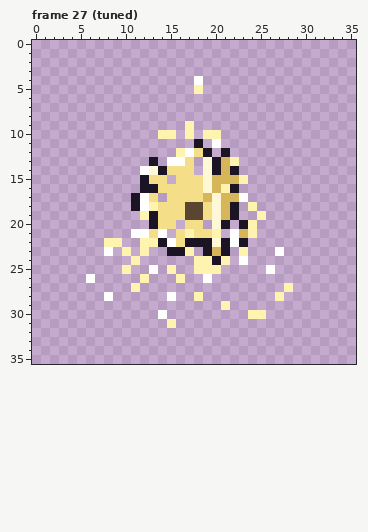
Pixel-art file, stored at tools/art/creatures/prismkin/prismkin.aseprite. The first picture shows the starting point.
36x36 pixels, 29 frames. Shown: frame 27 (tuned). The commit also changed other frames, which this record leaves out.
Once edited:
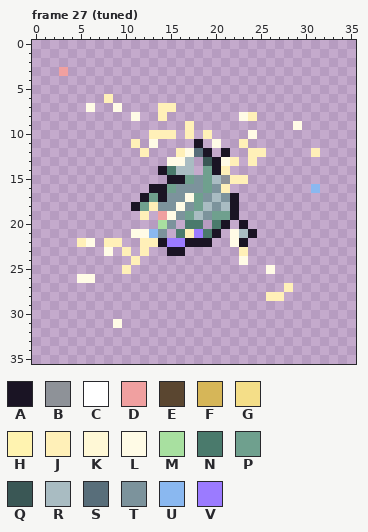
Palette (. is transparent): A #1a1424  B #8e9298  C #ffffff  D #f0a0a0  E #5a4630  F #d6b658  G #f4de88  H #fff3b0  J #fff0b8  K #fff8d6  L #fffbe6  M #a8e0a0  N #4a7a6c  P #6fa08e  Q #3a5755  R #a9bcc2  S #586e7a  T #7c939c  U #8ab8f0  V #9b7bff
Change:
Changed rows in their new state; - is an unchanged pixel.
Frame 27 (tuned), layers "glow", "corpo":
first column x 3:
 3 D----------------------------
 4 ---------------.-------------
 5 ---------------.-------------
 6 -----J-----------------------
 7 ---L--L----JJ----------------
 8 --------L--J--------LJ-------
 9 --------------J-----------L--
10 ----------JJJ-J-J.---L-------
11 --------J-L------L--J--------
12 ---------J---JLS-----JJ-----J
13 ----------.-LLR-Q-LJ-J-------
14 ---------..-NRR-P-J.---------
15 ---------...AAPTPRBJJ--------
16 ---------.-APTTTPTJ.--------U
17 --------.APATTLPTRTA.--------
18 ---------PJTTLTPRTR--.-------
19 ---------J.DLTPRTPP---.------
20 ----------.MT-NN-N---.-------
21 --------LLUT-NJVNA-LRA-------
22 --JL-JJ--JJ-VV---..L---------
23 -----L-J-J----.-...-J---.----
24 --------J------....-L--------
25 -------J--.-.--...-----L-----
26 --LL-----.---.--.------------
27 --------.----------------J---
28 -----.------.--.-------JJ----
29 ------------------.----------
30 -----------.---------..------
31 ------L-----.----------------
